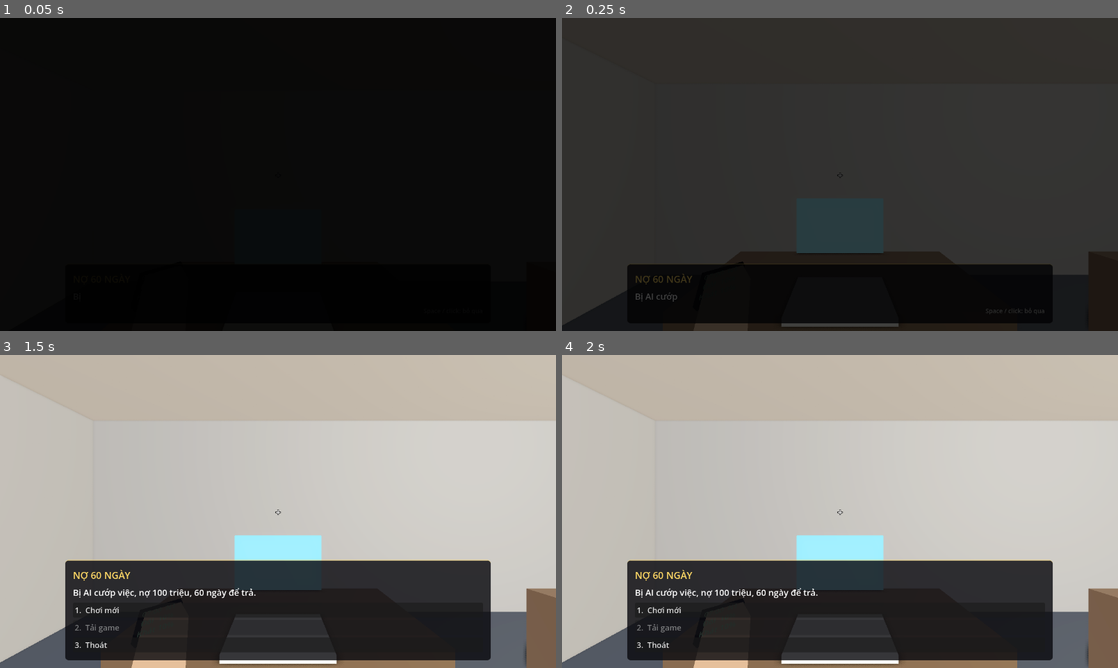
Above: before the commit, frames 1-4 (two rows, left to right).
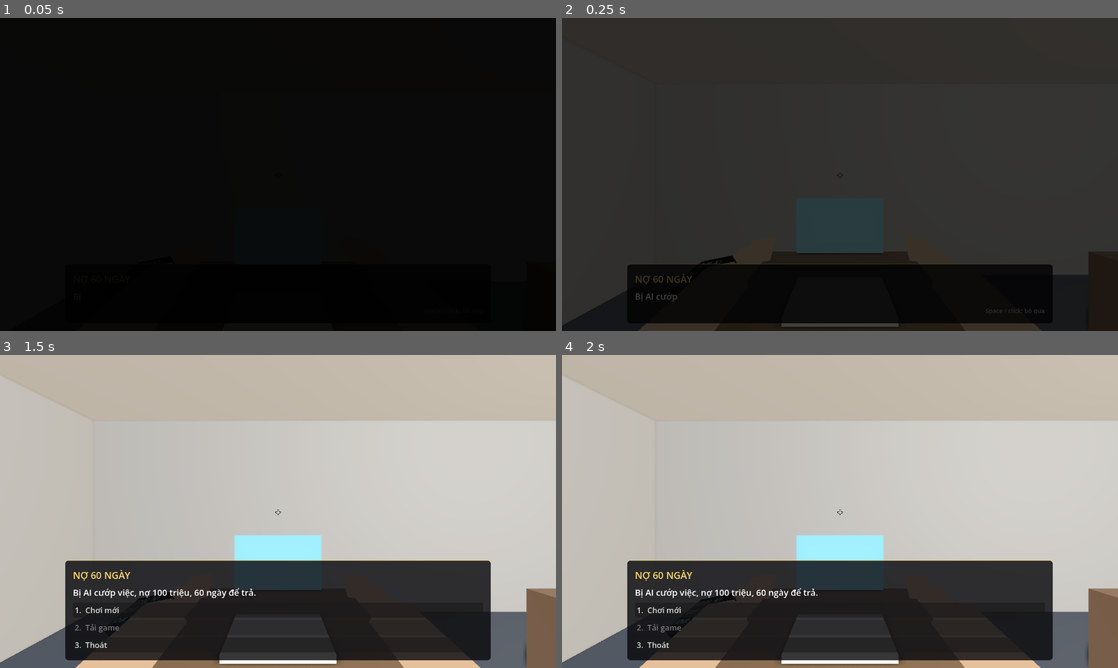
Above: after the commit, the same moments.

Repository: PhungCongTuyen/gialaptrano
Game: Godot game, scene res://scenes/main.tscn
Same seed, same stepped clock (60 frames per second), same inputs: the game is played once before the commit and once after it.
Inputs (mouse positions are in pixels of both pictures, inside the frame that each line leads up to):
- Up to frame 1 (0.05 s): no input
- Up to frame 2 (0.25 s): no input
- Up to frame 3 (1.5 s): tap Enter at 0.5 s; move the mouse to (400, 495) at 0.52 s; hold D 0.53-1.25 s; tap Q at 0.6 s; click (400, 495) at 0.67 s; tap Space at 0.77 s; drag from (166, 527) to (250, 574) at 1.27 s
- Up to frame 4 (2 s): no input

The runs differ from the first frame. In frame 2, 0.3% of the frame differs, in the area x 13-87%, y 75-100%; in frame 3, 1.0%; in frame 4, 1.0%.

Commit message:
Hai tay luôn ở mép dưới màn hình (kiểu CS2), cúi người khi bới
- Tay trái (đồng hồ) và tay phải luôn hiện ở góc dưới, thở nhẹ khi đứng, nhún theo bước khi đi
- Q: giơ tay trái xem đồng hồ (chuyển tư thế mượt)
- Bới: người cúi xuống, chồm về trước, hai bàn tay từ dưới vươn ra thay nhau cào đụn
- tests/arms_test chụp các tư thế tay

Co-Authored-By: Claude Opus 5.5 <noreply@anthropic.com>
Claude-Session: https://claude.ai/code/session_01MPYPNJEDBqguDdfXDT6hwg

Diff:
--- a/scripts/player.gd
+++ b/scripts/player.gd
@@ -16,13 +16,20 @@
 var cam: Camera3D
 var ray: RayCast3D
 var pitch: float = 0.0
-var wrist: Node3D
+var wrist: Node3D      # tay trái (đeo đồng hồ)
+var arm_r: Node3D      # tay phải
 var watch_label: Label3D
 var watch_raised: bool = false
-const WRIST_DOWN: Vector3 = Vector3(-0.30, -0.30, -0.55)
+# Hai tay luôn ở mép dưới màn hình (kiểu CS2). Toạ độ theo camera.
+const ARM_IDLE_POS: Vector3 = Vector3(0.27, -0.25, -0.46)   # tay phải; tay trái lật dấu x
+const ARM_IDLE_ROT: Vector3 = Vector3(0.34, 0.24, -0.3)    # tay phải; tay trái lật dấu y, z
 const WRIST_UP: Vector3 = Vector3(-0.07, -0.13, -0.38)
-const WRIST_DOWN_ROT: Vector3 = Vector3(0.55, 0.35, 0.25)
 const WRIST_UP_ROT: Vector3 = Vector3(1.15, 0.05, 0.0)
+var _w_watch: float = 0.0   # 0..1: mức giơ tay xem đồng hồ
+var _w_dig: float = 0.0     # 0..1: mức cúi người bới
+var _bob_t: float = 0.0
+var _bob_amp: float = 0.0
+var _life_t: float = 0.0
 
 
 func _ready() -> void:
@@ -43,49 +50,56 @@
 	ray.target_position = Vector3(0, 0, -3.2)
 	cam.add_child(ray)
 	ray.add_exception(self)
-	_build_wrist()
-	_build_hands()
-
-
-## Cánh tay trái đeo đồng hồ, gắn vào camera. Vẽ đè lên mọi thứ để không bị tường che.
-func _build_wrist() -> void:
-	wrist = Node3D.new()
-	wrist.position = WRIST_DOWN
-	wrist.rotation = WRIST_DOWN_ROT
-	cam.add_child(wrist)
-	var arm: MeshInstance3D = MeshInstance3D.new()
-	var am: BoxMesh = BoxMesh.new()
-	am.size = Vector3(0.09, 0.07, 0.45)
-	arm.mesh = am
-	arm.position = Vector3(0, 0, 0.2)
-	arm.material_override = _overlay_mat(Color(0.85, 0.65, 0.5))
-	wrist.add_child(arm)
-	var sleeve: MeshInstance3D = MeshInstance3D.new()
-	var sm: BoxMesh = BoxMesh.new()
-	sm.size = Vector3(0.11, 0.09, 0.2)
-	sleeve.mesh = sm
-	sleeve.position = Vector3(0, 0, 0.4)
-	sleeve.material_override = _overlay_mat(Color(0.25, 0.3, 0.45))
-	wrist.add_child(sleeve)
-	var body: MeshInstance3D = MeshInstance3D.new()
-	var bm: BoxMesh = BoxMesh.new()
-	bm.size = Vector3(0.1, 0.02, 0.085)
-	body.mesh = bm
-	body.position = Vector3(0, 0.043, 0.02)
-	body.material_override = _overlay_mat(Color(0.06, 0.06, 0.07))
-	wrist.add_child(body)
-	watch_label = Label3D.new()
-	watch_label.position = Vector3(0, 0.055, 0.02)
-	watch_label.rotation = Vector3(-PI / 2.0, 0, 0)
-	watch_label.pixel_size = 0.00028
-	watch_label.font_size = 64
-	watch_label.outline_size = 0
-	watch_label.modulate = Color(0.55, 1.0, 0.65)
-	watch_label.no_depth_test = true
-	watch_label.render_priority = 12
-	watch_label.double_sided = false
-	watch_label.text = "07:00"
-	wrist.add_child(watch_label)
+	wrist = _make_arm(-1.0, true)
+	arm_r = _make_arm(1.0, false)
+	_update_arms(0.0)
+
+
+## Một cánh tay (cẳng tay, tay áo, bàn tay, ngón tay) gắn vào camera, vẽ đè lên mọi thứ để không bị tường che.
+## Tay trái có đồng hồ đeo ở cổ tay.
+func _make_arm(side: float, watch: bool) -> Node3D:
+	var arm: Node3D = Node3D.new()
+	cam.add_child(arm)
+	var skin: StandardMaterial3D = _overlay_mat(Color(0.85, 0.65, 0.5))
+	var shirt: StandardMaterial3D = _overlay_mat(Color(0.25, 0.3, 0.45))
+	var parts: Array = [
+		[Vector3(0.085, 0.07, 0.45), Vector3(0, 0, 0.2), skin, 0.0],          # cẳng tay
+		[Vector3(0.11, 0.09, 0.2), Vector3(0, 0, 0.42), shirt, 0.0],           # tay áo
+		[Vector3(0.09, 0.03, 0.1), Vector3(0, -0.006, -0.07), skin, 0.0],      # bàn tay
+		[Vector3(0.022, 0.022, 0.055), Vector3(0.05 * -side, -0.002, -0.07), skin, 0.0],  # ngón cái
+	]
+	for k in 4:  # ngón tay, hơi co
+		parts.append([Vector3(0.017, 0.018, 0.065), Vector3(-0.032 + float(k) * 0.021, -0.02, -0.14), skin, 0.45])
+	for pt in parts:
+		var mi: MeshInstance3D = MeshInstance3D.new()
+		var bm: BoxMesh = BoxMesh.new()
+		bm.size = pt[0]
+		mi.mesh = bm
+		mi.position = pt[1]
+		mi.rotation.x = pt[3]
+		mi.material_override = pt[2]
+		arm.add_child(mi)
+	if watch:
+		var body: MeshInstance3D = MeshInstance3D.new()
+		var wb: BoxMesh = BoxMesh.new()
+		wb.size = Vector3(0.1, 0.02, 0.085)
+		body.mesh = wb
+		body.position = Vector3(0, 0.043, 0.02)
+		body.material_override = _overlay_mat(Color(0.06, 0.06, 0.07))
+		arm.add_child(body)
+		watch_label = Label3D.new()
+		watch_label.position = Vector3(0, 0.055, 0.02)
+		watch_label.rotation = Vector3(-PI / 2.0, 0, 0)
+		watch_label.pixel_size = 0.00028
+		watch_label.font_size = 64
+		watch_label.outline_size = 0
+		watch_label.modulate = Color(0.55, 1.0, 0.65)
+		watch_label.no_depth_test = true
+		watch_label.render_priority = 12
+		watch_label.double_sided = false
+		watch_label.text = "07:00"
+		arm.add_child(watch_label)
+	return arm
 
 
 func _overlay_mat(c: Color) -> StandardMaterial3D:
@@ -103,12 +117,7 @@
 
 
 func raise_watch(up: bool) -> void:
-	if watch_raised == up:
-		return
 	watch_raised = up
-	var tw: Tween = create_tween().set_parallel(true)
-	tw.tween_property(wrist, "position", WRIST_UP if up else WRIST_DOWN, 0.2)
-	tw.tween_property(wrist, "rotation", WRIST_UP_ROT if up else WRIST_DOWN_ROT, 0.2)
 
 
 func set_pitch(p: float) -> void:
@@ -165,8 +174,9 @@
 	if crouching:
 		cam_h = 0.15
 	elif dig_time >= 0.0:
-		cam_h = 0.2  # ngồi xổm bới
+		cam_h = 0.25  # cúi người xuống bới
 	cam.position.y = lerpf(cam.position.y, cam_h, minf(1.0, delta * 8.0))
+	cam.position.z = lerpf(cam.position.z, -0.28 if dig_time >= 0.0 else 0.0, minf(1.0, delta * 8.0))  # chồm về phía trước
 	var d: Vector3 = (transform.basis * Vector3(dir_in.x, 0.0, dir_in.y)).normalized()
 	var spd: float = SPRINT if sprint else SPEED
 	if crouching:
@@ -178,6 +188,9 @@
 	elif jump:
 		velocity.y = JUMP
 	move_and_slide()
+	var hs: float = Vector2(velocity.x, velocity.z).length()
+	_bob_amp = lerpf(_bob_amp, clampf(hs / SPEED, 0.0, 1.6) if is_on_floor() else 0.0, minf(1.0, delta * 8.0))
+	_bob_t += delta * (6.0 + hs * 1.2)
 
 	target = null
 	if not locked and ray.is_colliding():
@@ -186,73 +199,55 @@
 			target = c as Node
 
 
-# ---------------------------------------------------------------- hai tay bới đụn rác / lá
-
-var hands: Node3D
-var _hand_arms: Array = []
+# ---------------------------------------------------------------- tư thế hai tay: đứng / đi / xem đồng hồ / bới
+
 var dig_time: float = -1.0
 var dig_len: float = 5.0
 
 
-func _build_hands() -> void:
-	hands = Node3D.new()
-	hands.visible = false
-	cam.add_child(hands)
-	var skin: StandardMaterial3D = _overlay_mat(Color(0.85, 0.65, 0.5))
-	var shirt: StandardMaterial3D = _overlay_mat(Color(0.25, 0.3, 0.45))
-	for side in [-1.0, 1.0]:
-		var arm: Node3D = Node3D.new()
-		hands.add_child(arm)
-		_hand_arms.append([arm, side])
-		var parts: Array = [
-			[Vector3(0.07, 0.062, 0.3), Vector3(0, 0, 0.15), skin],         # cẳng tay
-			[Vector3(0.078, 0.07, 0.1), Vector3(0, 0.002, 0.33), shirt],   # tay áo
-			[Vector3(0.085, 0.028, 0.095), Vector3(0, -0.004, -0.04), skin], # bàn tay
-		]
-		for k in 4:  # ngón tay
-			parts.append([Vector3(0.016, 0.017, 0.062), Vector3(-0.03 + float(k) * 0.02, -0.012, -0.112), skin])
-		parts.append([Vector3(0.019, 0.019, 0.05), Vector3(0.048 * -side, -0.004, -0.06), skin])  # ngón cái
-		for pt in parts:
-			var mi: MeshInstance3D = MeshInstance3D.new()
-			var bm: BoxMesh = BoxMesh.new()
-			bm.size = pt[0]
-			mi.mesh = bm
-			mi.position = pt[1]
-			mi.material_override = pt[2]
-			if (pt[0] as Vector3).z < 0.08 and (pt[1] as Vector3).z < -0.1:
-				mi.rotation.x = 0.5  # ngón co lại như đang cào
-			arm.add_child(mi)
-
-
-## Bắt đầu hoạt ảnh hai tay đào bới trong `seconds` giây.
+## Bắt đầu động tác bới trong `seconds` giây (người cúi xuống, hai tay cào bới).
 func play_dig(seconds: float) -> void:
 	dig_len = seconds
 	dig_time = 0.0
-	hands.visible = true
-	wrist.visible = false
-	_update_hands()
+	watch_raised = false
 
 
 func stop_dig() -> void:
 	dig_time = -1.0
-	hands.visible = false
-	wrist.visible = true
 
 
 func _process(delta: float) -> void:
+	_life_t += delta
 	if dig_time >= 0.0:
 		dig_time += delta
-		_update_hands()
-
-
-func _update_hands() -> void:
-	var t: float = dig_time
-	var enter: float = clampf(t / 0.3, 0.0, 1.0) * clampf((dig_len - t) / 0.3, 0.0, 1.0)  # thò tay vào / rút ra
-	for e in _hand_arms:
+	_update_arms(delta)
+
+
+func _update_arms(delta: float) -> void:
+	var k: float = minf(1.0, delta * 10.0) if delta > 0.0 else 1.0
+	_w_watch = lerpf(_w_watch, 1.0 if watch_raised else 0.0, k)
+	_w_dig = lerpf(_w_dig, 1.0 if dig_time >= 0.0 else 0.0, minf(1.0, delta * 7.0) if delta > 0.0 else 1.0)
+	var breathe: float = sin(_life_t * 1.6) * 0.004
+	for e in [[wrist, -1.0], [arm_r, 1.0]]:
 		var arm: Node3D = e[0]
 		var side: float = e[1]
-		var ph: float = t * TAU * 1.7 + (0.0 if side < 0.0 else PI)
-		var sc: float = sin(ph)
-		var dn: float = maxf(0.0, sc)
-		arm.position = Vector3(0.13 * side - 0.03 * side * sc, -0.2 - 0.07 * dn - 0.3 * (1.0 - enter), -0.62 - 0.1 * sc)
-		arm.rotation = Vector3(-0.7 - 0.45 * dn + 0.2 * maxf(0.0, -sc), 0.22 * side, 0.3 * side * cos(ph))
+		# đứng yên / đi: ở góc dưới màn hình, nhún theo bước chân
+		var bob: Vector3 = Vector3(sin(_bob_t) * 0.012 * side, -absf(cos(_bob_t)) * 0.016, 0.0) * _bob_amp
+		var pos: Vector3 = Vector3(ARM_IDLE_POS.x * side, ARM_IDLE_POS.y + breathe, ARM_IDLE_POS.z) + bob
+		var rot: Vector3 = Vector3(ARM_IDLE_ROT.x, ARM_IDLE_ROT.y * side, ARM_IDLE_ROT.z * side)
+		# bới: hai bàn tay thay nhau cào xuống đụn
+		if _w_dig > 0.001:
+			var t: float = maxf(dig_time, 0.0)
+			var ph: float = t * TAU * 1.7 + (0.0 if side < 0.0 else PI)
+			var sc: float = sin(ph)
+			var dn: float = maxf(0.0, sc)
+			var dpos: Vector3 = Vector3(0.14 * side - 0.035 * side * sc, -0.25 - 0.06 * dn + 0.03 * maxf(0.0, -sc), -0.64 - 0.13 * sc)
+			var drot: Vector3 = Vector3(0.12 + 0.35 * dn - 0.12 * maxf(0.0, -sc), 0.32 * side, 0.25 * side * cos(ph))
+			pos = pos.lerp(dpos, _w_dig)
+			rot = rot.lerp(drot, _w_dig)
+		# tay trái giơ lên xem đồng hồ
+		if side < 0.0 and _w_watch > 0.001:
+			pos = pos.lerp(WRIST_UP, _w_watch)
+			rot = rot.lerp(WRIST_UP_ROT, _w_watch)
+		arm.position = pos
+		arm.rotation = rot
--- /dev/null
+++ b/tests/arms_test.gd
@@ -0,0 +1,37 @@
+extends Node
+## Chụp tư thế tay: đứng yên, giơ đồng hồ, đang bới.
+func _ready() -> void:
+	var m = load("res://scenes/main.tscn").instantiate()
+	get_tree().root.add_child.call_deferred(m)
+	await get_tree().process_frame
+	await get_tree().process_frame
+	var g = GameState
+	m.hud.hide_menu()
+	m.hud.fade_rect.color.a = 0.0
+	m.hud.show_panels(true)
+	m.in_room = false
+	m.game_live = false
+	g.minutes = 10 * 60.0
+	m._apply_time()
+	m._update_world_force()
+	if m.piles.is_empty():
+		m._spawn_piles()
+	var t: Node3D = m.piles[0]
+	var p: Vector3 = t.global_position + Vector3(1.2, 0.9, 0.8)
+	var d: Vector3 = t.global_position - p
+	m.player.teleport(p, atan2(-d.x, -d.z))
+	m.player.set_pitch(-0.35)
+	await get_tree().create_timer(0.6).timeout
+	get_viewport().get_texture().get_image().save_png("/tmp/shots/arms_idle.png")
+	m.player.raise_watch(true)
+	await get_tree().create_timer(0.5).timeout
+	get_viewport().get_texture().get_image().save_png("/tmp/shots/arms_watch.png")
+	m.player.raise_watch(false)
+	await get_tree().create_timer(0.4).timeout
+	m._on_interact(t)
+	await get_tree().create_timer(1.1).timeout
+	get_viewport().get_texture().get_image().save_png("/tmp/shots/arms_dig1.png")
+	await get_tree().create_timer(0.3).timeout
+	get_viewport().get_texture().get_image().save_png("/tmp/shots/arms_dig2.png")
+	print("done")
+	get_tree().quit()
--- /dev/null
+++ b/tests/arms_test.tscn
@@ -0,0 +1,6 @@
+[gd_scene format=3]
+
+[ext_resource type="Script" path="res://tests/arms_test.gd" id="1"]
+
+[node name="T" type="Node"]
+script = ExtResource("1")
Binary file changed: docs/anh_chup/12_dang_boi.png
